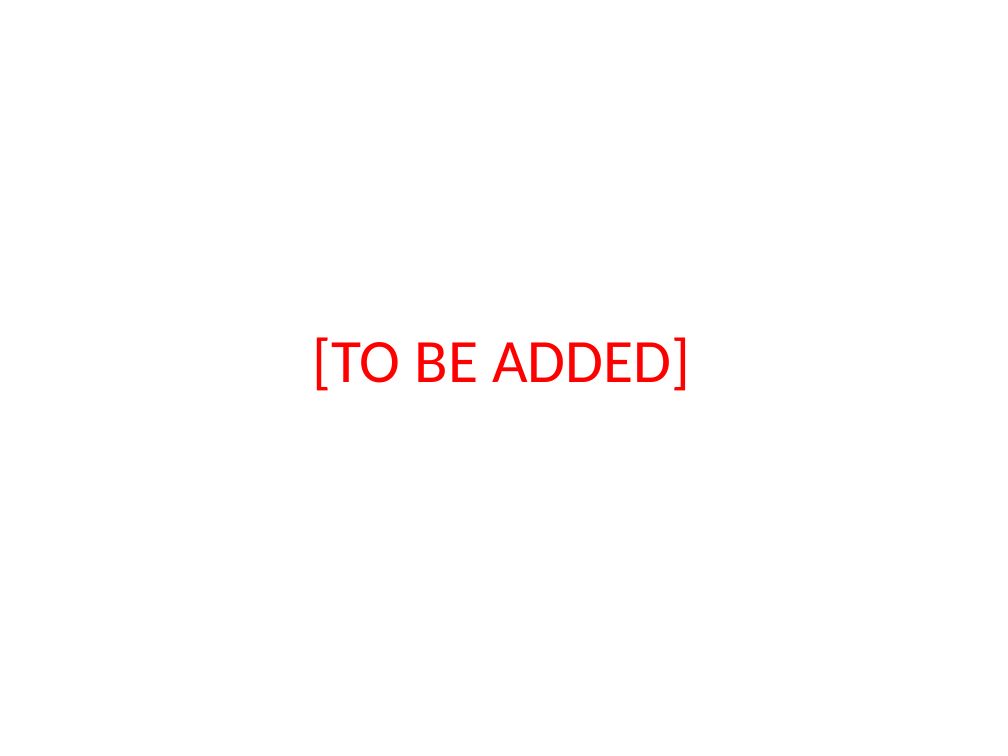
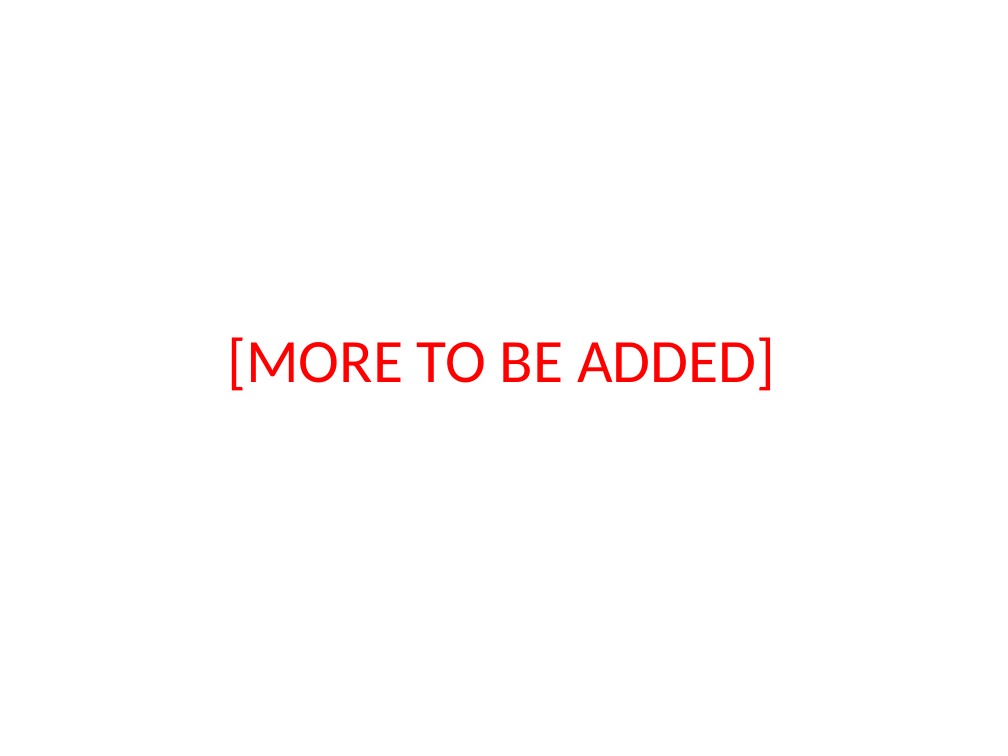
Before and after one commit to colin-puleston/mekon-hobo, a slide deck: slide 28 of docs/MEKON-HOBO Introductory Tutorial.pptx (slide 27 before the commit). Drawn at 1008x756 pixels with LibreOffice and Linux fonts; fonts in the diff are those of the drawing. Boxes give left, top, right and bottom in pixels: in the first picture for what was removed or moved away, otherwise in the second. Text is boxed around its words. In the diff, an @@ line names an element or a change of style, - is before the commit and + after.

```diff
--- a/docs/MEKON-HOBO Introductory Tutorial.pptx
+++ b/docs/MEKON-HOBO Introductory Tutorial.pptx
@@ title at [227, 337, 775, 391]: text changed @@
-    [TO BE ADDED]
+    [MORE TO BE ADDED]
```
Also in this commit, not shown: 2 other slides changed, 1 slide added.
